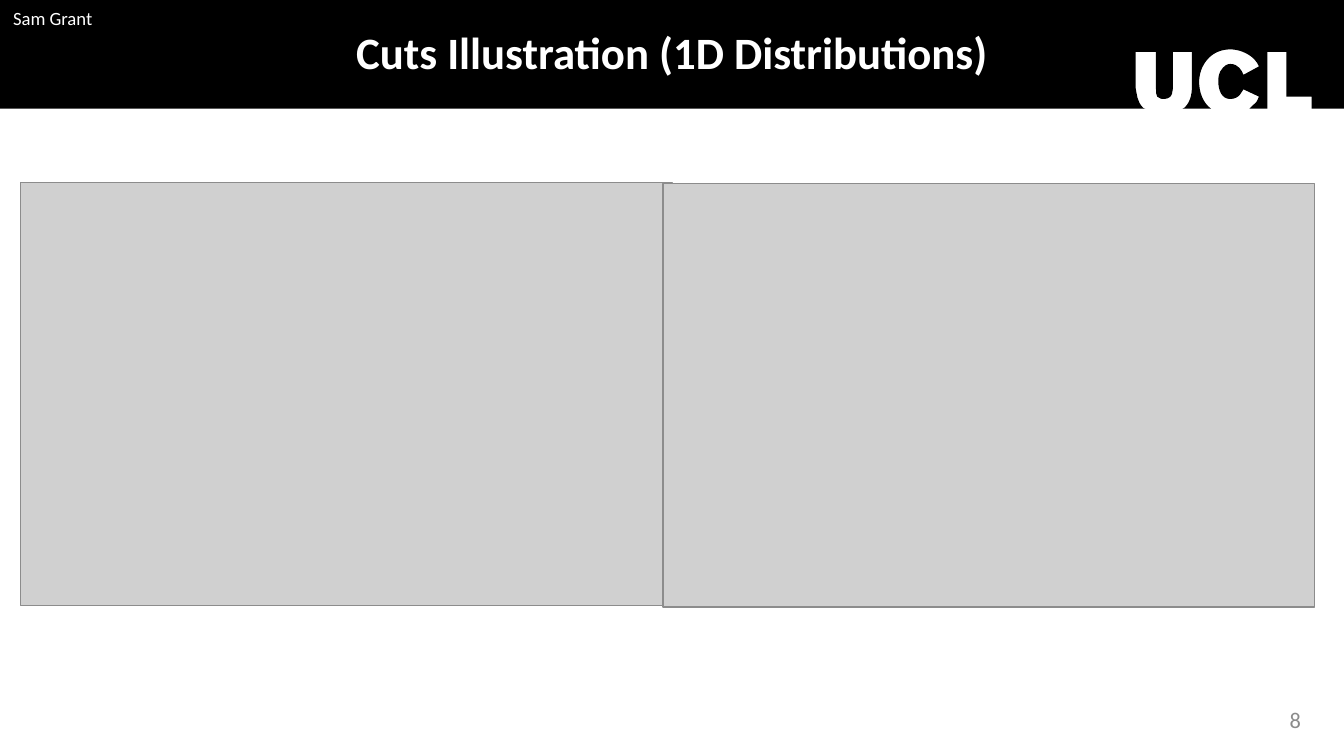
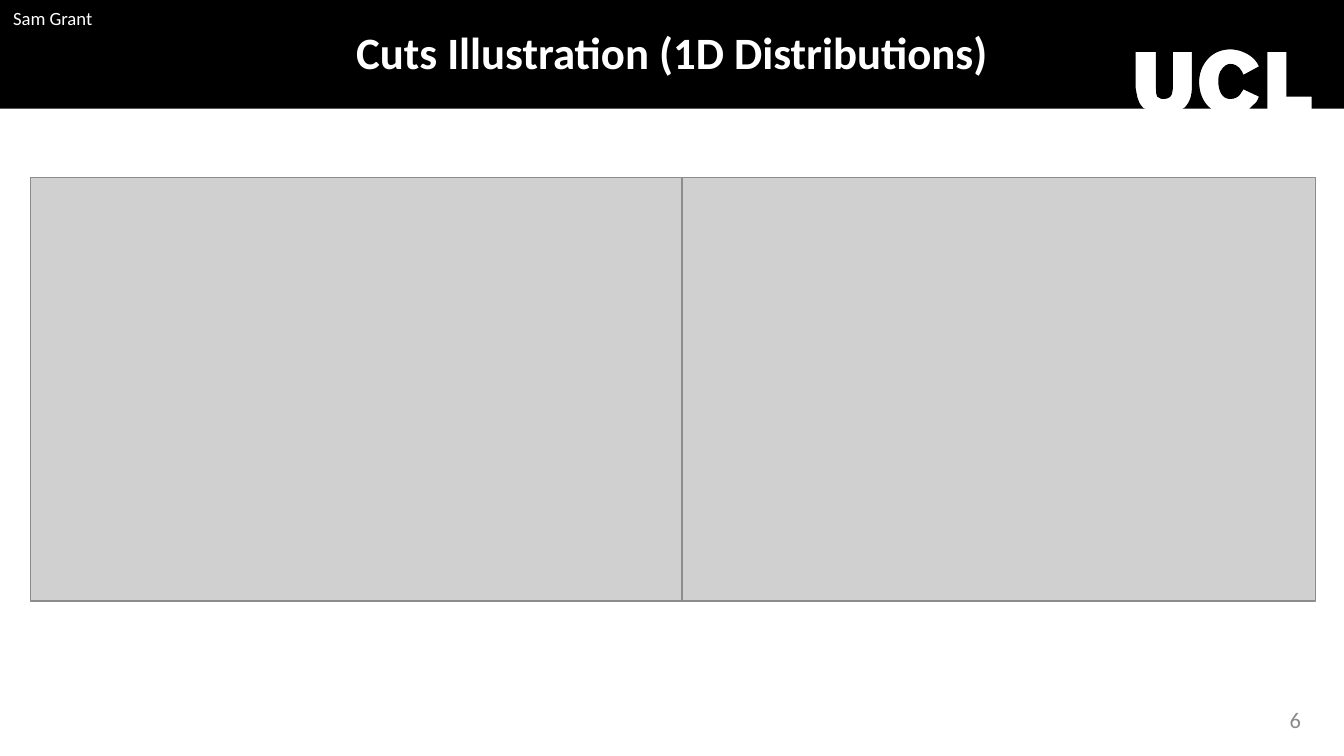
Before and after one commit to sam-grant/EpRatio, a slide deck: slide 7 of gain_corrections_cuts_muons_meeting.pptx (slide 9 before the commit). Drawn at 1344x756 pixels with LibreOffice and Linux fonts; fonts in the diff are those of the drawing; grey boxes stand for pictures; background and template pictures are left out. Boxes give left, top, right and bottom in pixels: in the first picture for what was removed or moved away, otherwise in the second. Text is boxed around its words. In the diff, an @@ line names an element or a change of style, - is before the commit and + after.

```diff
--- a/gain_corrections_cuts_muons_meeting.pptx
+++ b/gain_corrections_cuts_muons_meeting.pptx
@@ picture: place and size @@
-picture at [20, 183, 672, 606]
+picture at [31, 177, 683, 601]
@@ picture: place and size @@
-picture at [663, 184, 1314, 607]
+picture at [664, 177, 1316, 601]
@@ page number at [1290, 713, 1301, 728]: text changed @@
-8
+6
```
Also in this commit, not shown: 3 other slides changed, 25 other files.
